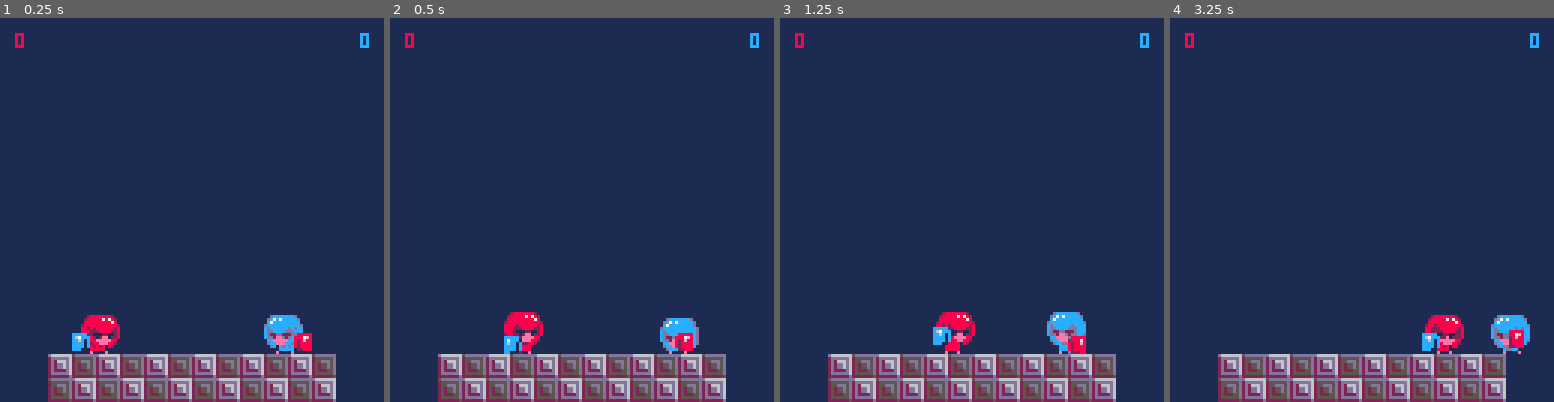
Above: before the commit, frames 1-4 (left to right).
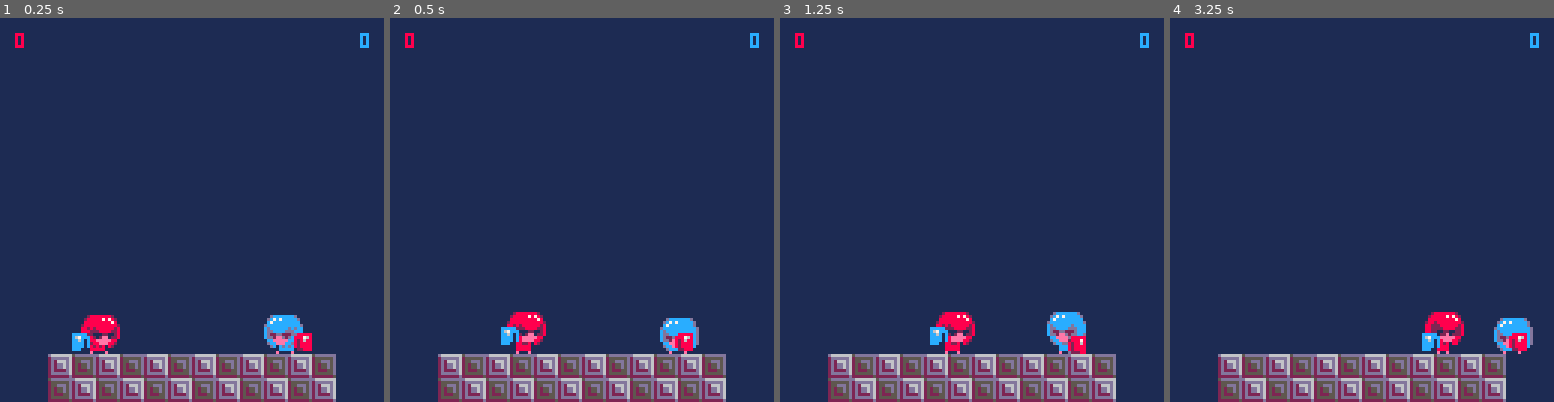
Above: after the commit, the same moments.

Repository: davidjtferguson/dancejab
Game: PICO-8 cartridge jab.p8
The game is run twice, just before and just after one commit, with the same random seed, the same clock (stepped at 60 frames per second) and the same inputs.
Inputs:
- Up to frame 1 (0.25 s): no input
- Up to frame 2 (0.5 s): tap X (X key) at 0.33 s
- Up to frame 3 (1.25 s): tap O (Z key) at 0.7 s; tap X (X key) at 1.07 s
- Up to frame 4 (3.25 s): hold Right 1.6-2.1 s; tap O (Z key) every 0.4 s from 1.7 to 2.9 s; tap X (X key) at 1.85, 2.97 s; hold Right 2.47-3.03 s; hold Left from 3.08 s (still down)

Frame 1 is identical in both runs. In frame 2, 0.6% of the frame differs, in the area x 28-41%, y 76-88%; in frame 3, 0.2%; in frame 4, 0.9%, in the area x 66-95%, y 76-88%.

Commit message:
moved anims to top for easy editing. Made anims reset if updated after timeout so the same anim instances can be reused after 2 frames

Diff:
--- a/jab.p8
+++ b/jab.p8
@@ -58,10 +58,20 @@
   jabwidth=6,
   jabheight=8,
 
-  --create animations
+  --create animations for this av
   animidle=createanim({224,226,228,230,232,234,236,238},5),
   animwalkforward=createanim({128,130,132,134},5),
   animwalkback=createanim({136,138,140,142},5),
+  animdashforward=createanim(96),
+  animdashback=createanim(98),
+  animjab=createanim({72,74,76},{3,6,1},false),
+  animringout=createanim({192,194},6,false),
+  animjablag=createanim({78,44,100},{3,3,5},false),
+  animhitstun=createanim(108),
+  animlostround=createanim({108,110},{6,1},false),
+  animlostmatch=createanim({160,162,164,166},{6,3,10,10}),
+  animvictory=createanim({168,170,172,174},6),
+  animclank=createanim(106),
 
   hitpoints=3,
 
@@ -200,7 +210,7 @@
  if btnp(🅾️,av.no) then
   sfx(9+flr(rnd(2)))
   av.state="jab"
-  av.anim=createanim({72,74,76},{3,6,1},false)
+  av.anim=av.animjab
   av.statetimer=av.jabframes
   createhitbox(av.jabwidth,av.jabheight,av)
  end
@@ -222,7 +232,7 @@
    --don't want double death
    if av.state!="dead" then
     sfx(15)
-    av.anim=createanim({192,194},6,false)
+    av.anim=av.animringout
     updatescore(av)
     av.statetimer=90
    end
@@ -272,13 +282,13 @@
   end
  elseif av.state=="dash" then
   if facingforward(av) then
-   av.anim=createanim(96)
+   av.anim=av.animdashforward
   else
-   av.anim=createanim(98)
+   av.anim=av.animdashback
   end
  elseif av.state=="jab" then
   if av.statetimer==0 then
-   av.anim=createanim({78,44,100},{3,3,5},false)
+   av.anim=av.animjablag
    av.state="jablag"
    av.statetimer=av.jablagframes
   end
@@ -332,7 +342,7 @@
     --been punched!
     av.hitpoints-=1
 
-    av.anim=createanim(108)
+    av.anim=av.animhitstun
 
     av.state="hitstun"
     av.statetimer=av.hitstunframes
@@ -351,7 +361,7 @@
     end
 
     if av.hitpoints==0 then
-     av.anim=createanim({108,110},{6,1},false)
+     av.anim=av.animlostround
      updatescore(av)
      av.state="dead"
      av.statetimer=90
@@ -370,10 +380,10 @@
  if av.oav.score==firstto then
   announce=av.oav.name.." wins!"
   sfx(0)
-  av.anim=createanim({160,162,164,166},{6,3,10,10})
+  av.anim=av.animlostmatch
  end
  av.oav.state="won"
- av.oav.anim=createanim({168,170,172,174},6)
+ av.oav.anim=av.animvictory
  av.oav.statetimer=90
 end
 
@@ -397,8 +407,8 @@
    -- seperate avs
    -- (should be generic...)
 
-   p1.anim=createanim(106)
-   p2.anim=createanim(106)
+   p1.anim=p1.animclank
+   p2.anim=p2.animclank
    p1.xvel=-1
    p2.xvel=1
 
@@ -525,7 +535,8 @@
   --variables
   sprite=s,
   along=1,
-  counter=0
+  counter=0,
+  t=time(),
  }
  return t
 end
@@ -534,6 +545,19 @@
 -- and single speed
 function updateanim(a)
  if type(a.sprites)=="table" then
+
+  --if some small amount of time
+  -- has passed since last update,
+  -- assume anim was interupted
+  -- so restart anim
+  -- note:may go weird after 9 hours...
+  if time()-a.t > 1/30 then
+   a.counter=0
+   a.along=1
+  end
+
+  a.t = time()
+
   a.counter+=1
 
   --cope with no speed,
